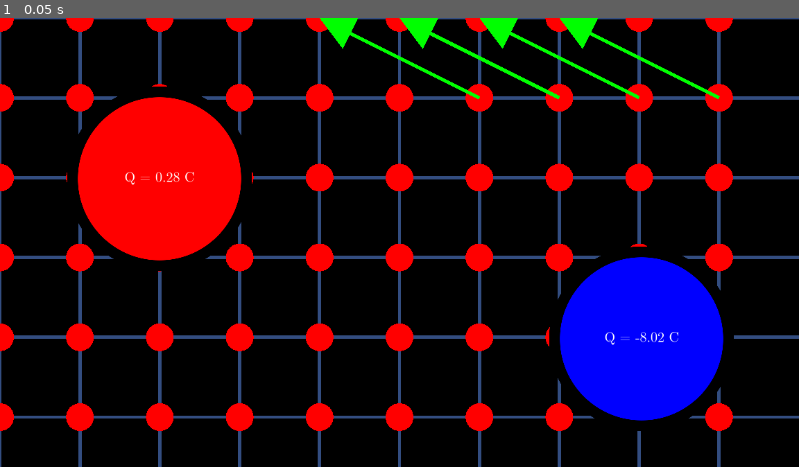
Above: before the commit, frame 1.
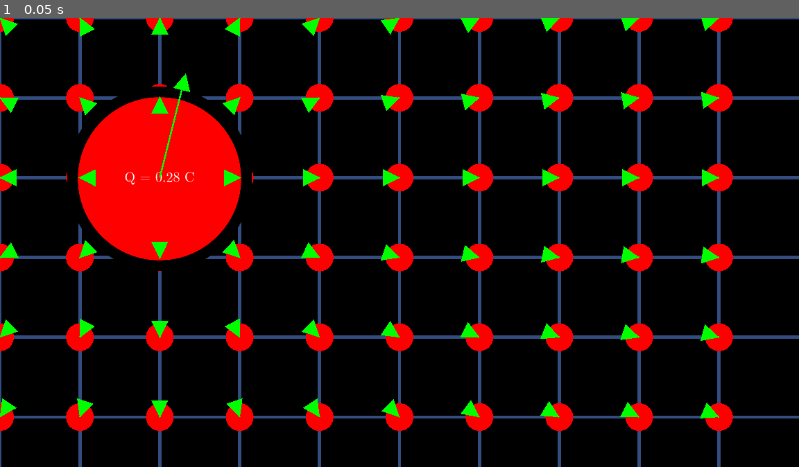
Above: after the commit, the same moment.

Repository: davidjmstewart/gd_simulator
Game: Godot game, scene res://electric_field_lines.tscn
The game is run twice, just before and just after one commit, with the same random seed, the same clock (stepped at 60 frames per second) and the same inputs.
Inputs:
- Up to frame 1 (0.05 s): no input

The runs differ from the first frame. In frame 1, 10% of the frame differs, in the area x 0-92%, y 0-92%.

Commit message:
Now showing vectors depicting forces.

Diff:
--- a/electric_field_lines.gd
+++ b/electric_field_lines.gd
@@ -10,6 +10,7 @@
 
 #float horizontal_lines
 var d = 0;
+var permittivity = 8.8541878188e-12 # e_0, epsilon nough, the absolute dieletric permittivity of a classical vacuum
 # Called when the node enters the scene tree for the first time.
 func _ready() -> void:
 
@@ -40,24 +41,36 @@
 
 	calculate_electro_static_forces(simulation_charges, simulation_points)
 
-func calculate_electro_static_forces(charges: Array[Node], simulation_points: Array):
-	for p in range(simulation_points.size()):
-		if p > 3 and p < 8:
+func calculate_electro_static_forces(point_charges: Array[Node], simulation_points: Array):
 
-			var visual_vec: VisualVector = VisualVectorScene.instantiate()
-			visual_vec.to = simulation_points[p]
-			visual_vec.from = simulation_points[p+12]
-
-			add_child(visual_vec)
-	for charge in charges:
+	# Basic valdiation to make sure the Nodes are actually charges
+	for charge in point_charges:
 		if not (charge is Charge):
 			push_error("Node is not of Charge type")
-		else:
-			print('VALID TYPE GIVEN')
-	print(charges)
-	print(charges[0].Q)
 
-	pass
+	var visual_scaling_factor = 1000000 * grid_resolution;
+
+	for charge in point_charges:
+		charge = point_charges[1]
+		var point_charge = charge as Charge
+		for p in simulation_points:
+			var v_diff = (p - point_charge.position) as Vector2
+			var distance = v_diff.length()
+			var Q = point_charge.Q
+
+			# Calculate the magnitude of the vector we are going to display. This is straight
+			# out of Coulomb's Law, however we also reduce the mangitude here by visual_scaling_factor
+			# otherwise the mangitude of the vectors would be enormous in some cases, and we would
+			# not be able to display them in any sensible/legible manner
+			var magnitude = (1/(4 * PI * permittivity) * Q) / (visual_scaling_factor * distance * distance)
+
+			var from = p;
+			var to = from + magnitude * v_diff;
+			var visual_vec: VisualVector = VisualVectorScene.instantiate()
+			visual_vec.to = to
+			visual_vec.from = from
+			visual_vec.width = 25
+			add_child(visual_vec)
 
 func draw_vector(from: Vector2, to: Vector2, colour: Color) -> void:
 	draw_line(from, to, colour, 20.0)
--- a/electric_field_lines.tscn
+++ b/electric_field_lines.tscn
@@ -20,8 +20,9 @@
 script = ExtResource("1_l2tnr")
 
 [node name="charge2" parent="." instance=ExtResource("2_asb1d")]
-position = Vector2(925, 463)
-scale = Vector2(0.5, 0.5)
+visible = false
+position = Vector2(754, 288)
+scale = Vector2(0.24, 0.24)
 Q = -8.015
 
 [node name="charge" parent="." instance=ExtResource("2_asb1d")]
--- a/visual_vector.gd
+++ b/visual_vector.gd
@@ -11,6 +11,20 @@
 var VectorLine: Line2D = $VectorLine
 
 @export_range(0.1, 100, 0.1) var width: float = 50;
+
+var use_from_to: bool = true;
+
+var from_to = {
+	from: Vector2(100,100),
+	to: Vector2(200,200)
+}: set = _set_from_to, get = _get_from_to
+
+func _set_from_to(new_from_to):
+	use_from_to = true;
+	from_to = new_from_to
+
+func _get_from_to():
+	return from_to;
 
 # Called when the node enters the scene tree for the first time.
 func _ready() -> void:
